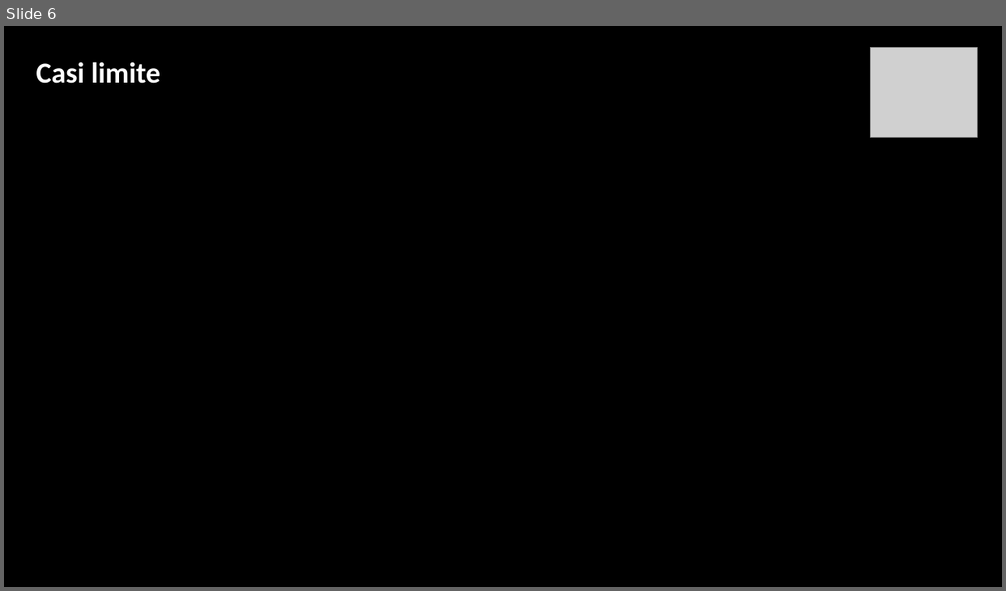
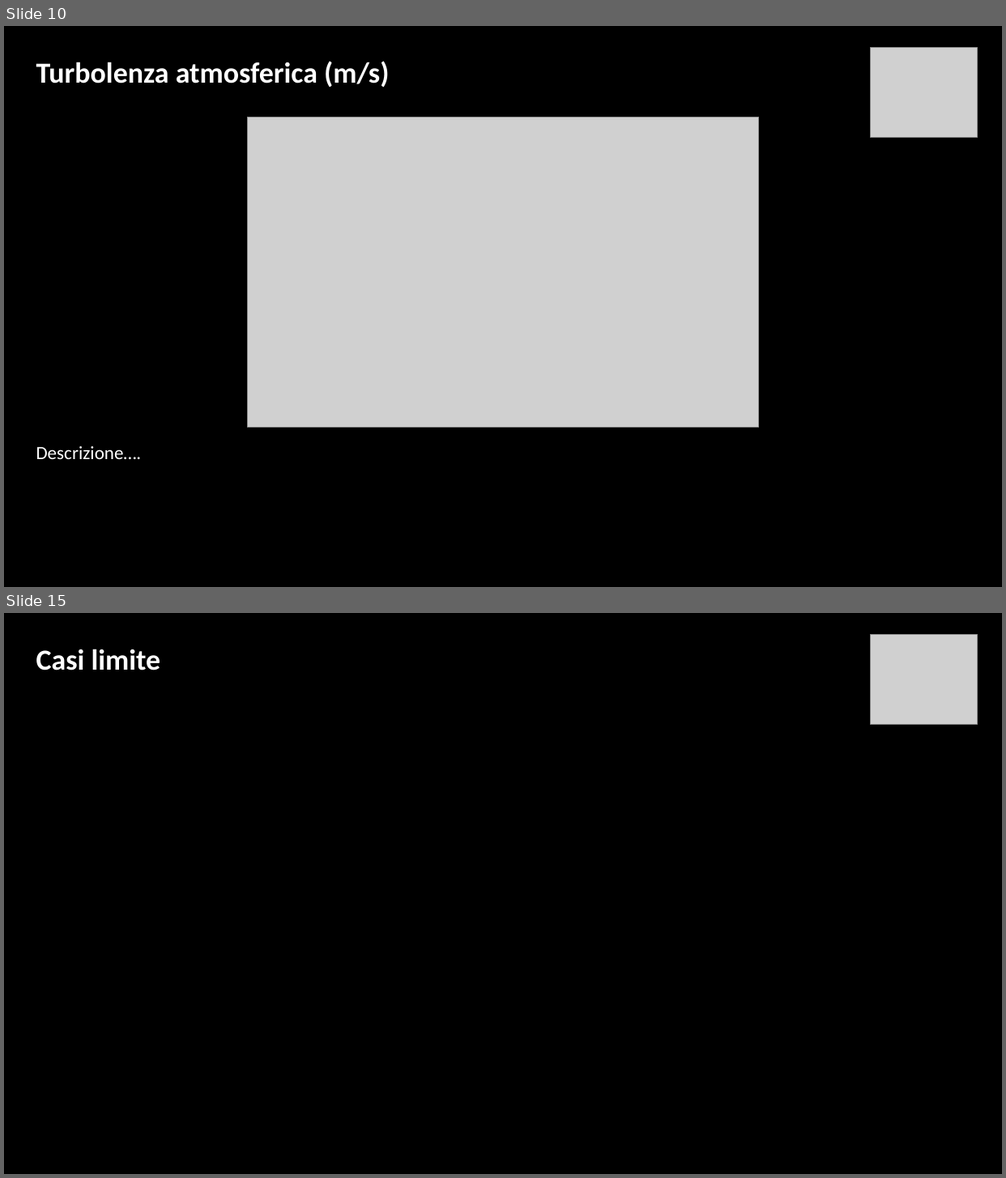
Before and after one commit to Ignazio-Emanuele-Picciche/AstrofotografiaModellistica, a slide deck: AstrofotografiaProgetto.pptx. Shown one above the other, each under a label of ours: slide 6 before the commit, slides 10 and 15 after it; the slides between them are not shown. The pictures are 1006x591 and 1006x1178 pixels, drawn with LibreOffice and Linux fonts; fonts in the diff are those of the drawing; grey boxes stand for pictures; background and template pictures are left out. Boxes give left, top, right and bottom in pixels: in the first picture for what was removed or moved away, otherwise in the second. Text is boxed around its words. In the diff, an @@ line names an element or a change of style, - is before the commit and + after.

```diff
--- a/AstrofotografiaProgetto.pptx
+++ b/AstrofotografiaProgetto.pptx
@@ slide 10 added at <box>4,26,1002,587</box>, background picture (left out) @@
@@ picture added at <box>871,48,978,138</box> @@
@@ text added at <box>36,61,389,88</box>, 28 pt, text #FFFFFF, bold @@
+Turbolenza atmosferica (m/s)
@@ picture added at <box>247,117,759,427</box> @@
@@ text added at <box>36,446,142,459</box>, 18 pt, text #FFFFFF @@
+Descrizione….
@@ what was slide 6 is now slide 15 @@
```
Also in this commit, not shown: 5 slides changed, 8 other slides added, 5 other files.
